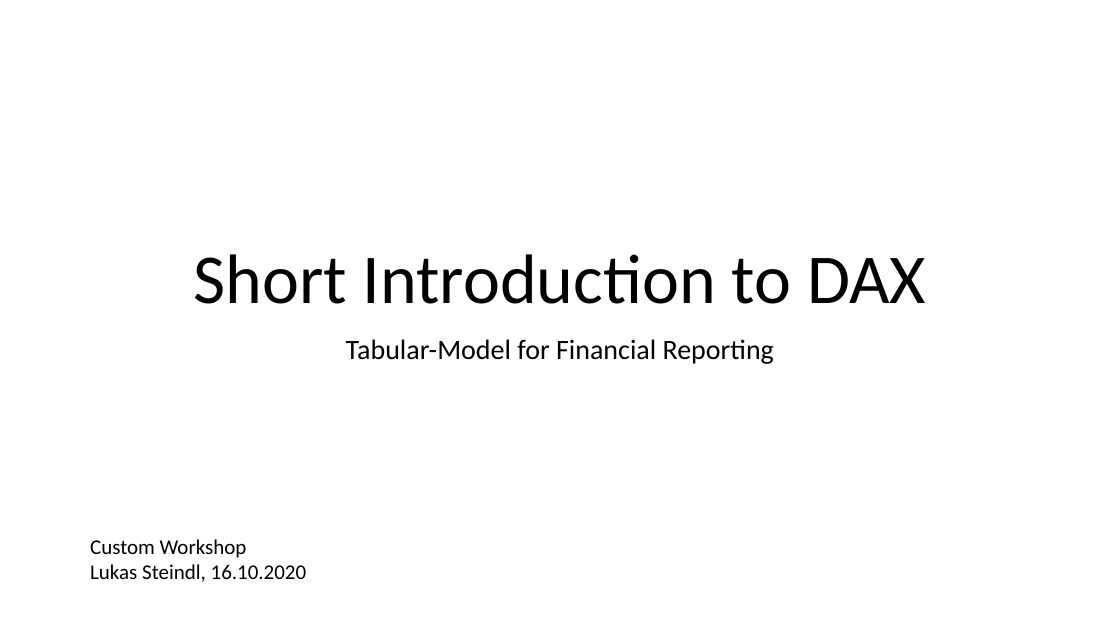
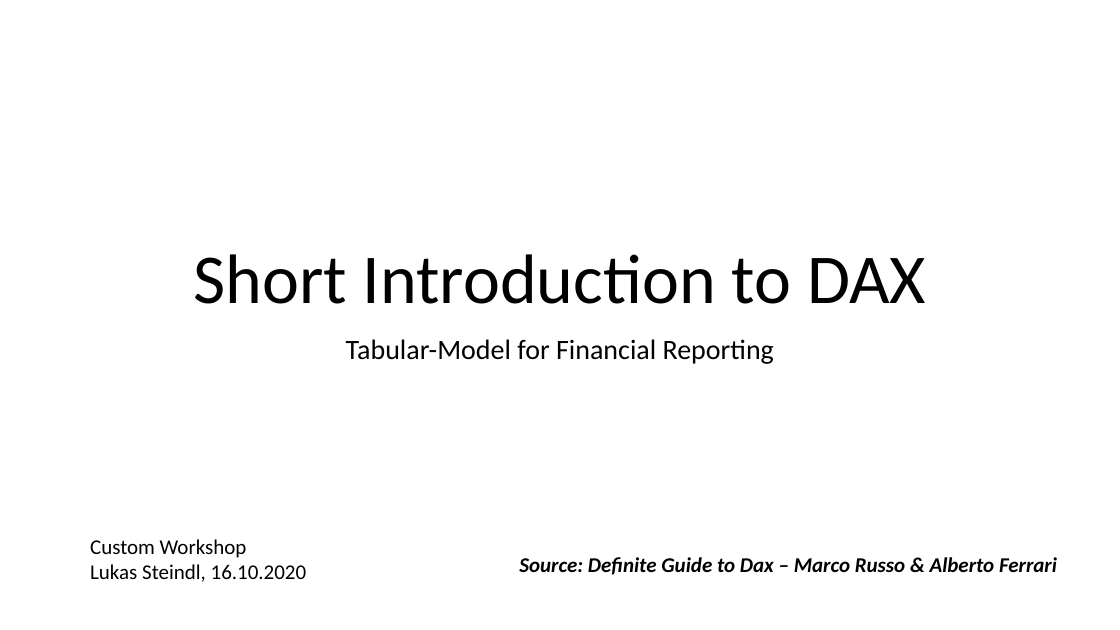
Before and after one commit to LukasSteindl/tabularmodelforfinance, a slide deck: slide 28 of Slides.pptx. Drawn at 1120x630 pixels with LibreOffice and Linux fonts; fonts in the diff are those of the drawing. Boxes give left, top, right and bottom in pixels: in the first picture for what was removed or moved away, otherwise in the second. Text is boxed around its words. In the diff, an @@ line names an element or a change of style, - is before the commit and + after.

Commit message:
added dax intro section

```diff
--- a/Slides.pptx
+++ b/Slides.pptx
@@ text added at <box>519,557,1057,575</box>, 18 pt, text #000000, bold, italic @@
+Source: Definite Guide to Dax – Marco Russo & Alberto Ferrari
```
Also in this commit, not shown: 5 other slides changed, 5 slides added, 1 other file.
